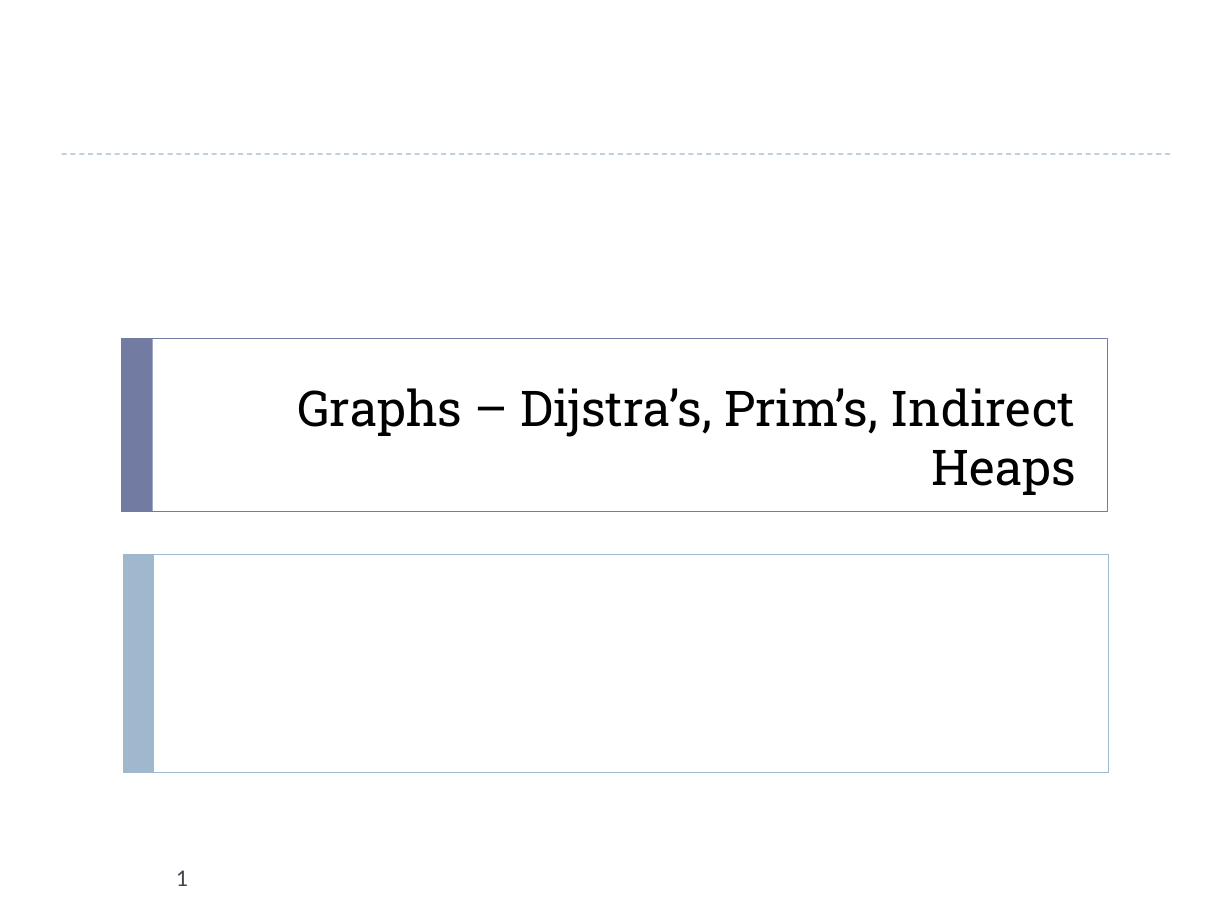
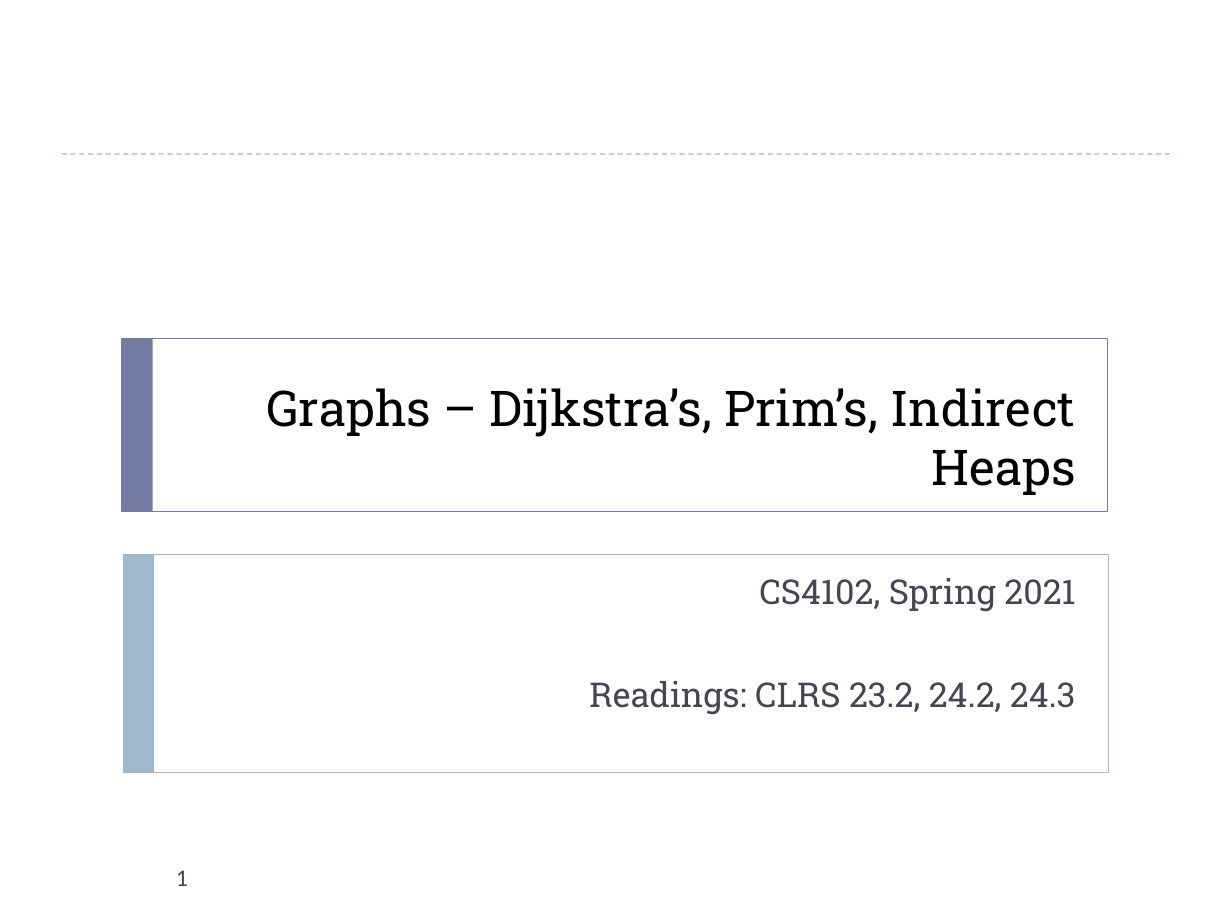
Before and after one commit to uva-cs/cs4102-f21, a slide deck: slide 1 of slides/dijkstraAndPrim.pptx. Drawn at 1232x924 pixels with LibreOffice and Linux fonts; fonts in the diff are those of the drawing. Boxes give left, top, right and bottom in pixels: in the first picture for what was removed or moved away, otherwise in the second. Text is boxed around its words. In the diff, an @@ line names an element or a change of style, - is before the commit and + after.

Commit message:
Fixed typo in 3/15 title slide, added pdf files for slides

```diff
--- a/slides/dijkstraAndPrim.pptx
+++ b/slides/dijkstraAndPrim.pptx
@@ title at <box>267,388,1076,495</box>: text changed @@
-Graphs – Dijstra’s, Prim’s, Indirect Heaps
+Graphs – Dijkstra’s, Prim’s, Indirect Heaps
@@ subtitle added at <box>589,578,1075,715</box>, 20 pt, text #464653 @@
+CS4102, Spring 2021
+Readings: CLRS 23.2, 24.2, 24.3
```
Also in this commit, not shown: 8 other files.
